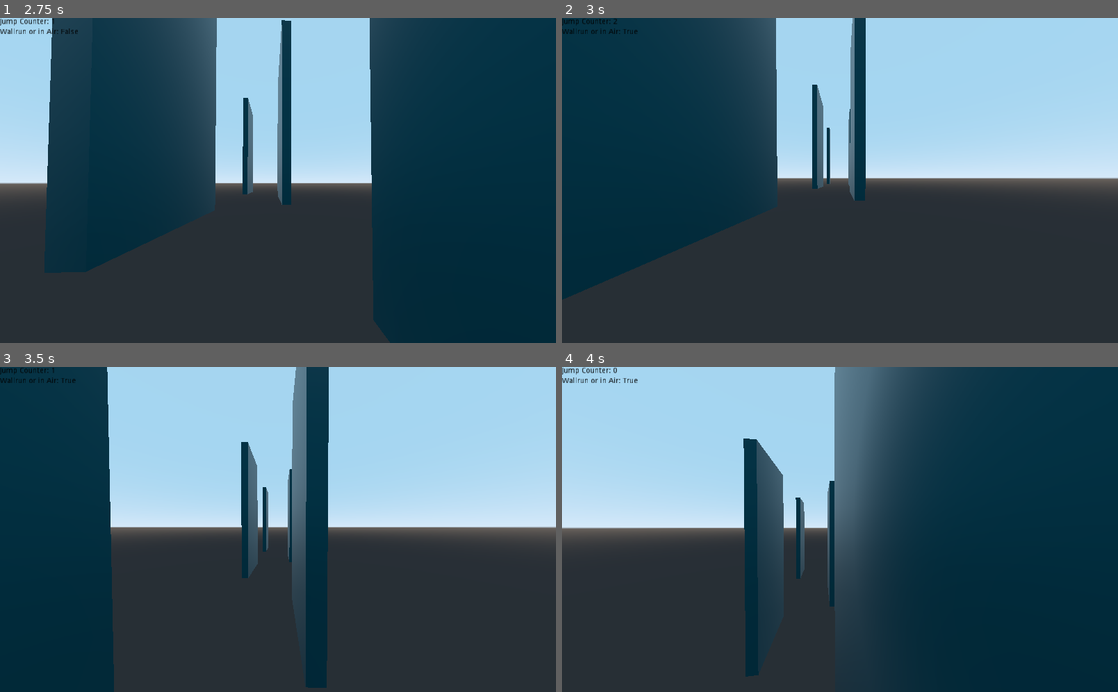
Above: before the commit, frames 1-4 (two rows, left to right).
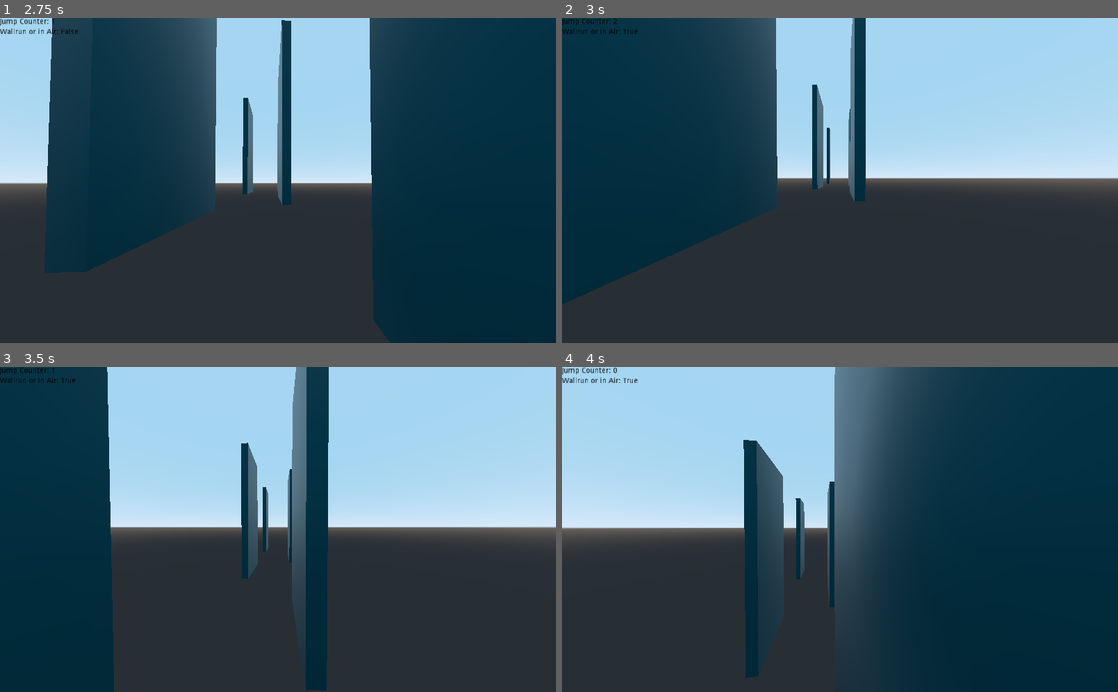
Above: after the commit, the same moments.

Repository: C0D3-M4513R/GhostRunnerEndless
Game: Godot game, scene res://L1.tscn
The game is run twice, just before and just after one commit, with the same random seed, the same clock (stepped at 60 frames per second) and the same inputs.
Inputs (mouse positions are in pixels of both pictures, inside the frame that each line leads up to):
- Up to frame 1 (2.75 s): move the mouse to (305, 180) at 0.52 s; hold W (movement_forward) from 0.53 s (still down); tap Space (movement_jump) at 0.77, 1.52 s; move the mouse to (250, 180) at 1.27 s; move the mouse to (289, 174) at 2.02 s
- Up to frame 2 (3 s): keep holding W (movement_forward); move the mouse to (834, 187) at 2.77 s
- Up to frame 3 (3.5 s): keep holding W (movement_forward); tap Space (movement_jump) at 3.02 s
- Up to frame 4 (4 s): keep holding W (movement_forward); move the mouse to (878, 532) at 3.52 s; tap Space (movement_jump) at 3.77 s

Frame 1 is identical in both runs. In frame 2, 0.3% of the frame differs, in the area x 0-55%, y 1-89%; in frame 3, less than 0.1%; in frame 4, less than 0.1%.

Commit message:
Added Setting WALLRUN_VELY_DEN_ENTER_ONLY_NEG

Diff:
--- a/Defaults.gd
+++ b/Defaults.gd
@@ -1,5 +1,6 @@
 extends Object
 
+const FOV:float = 100.0
 const GRAVITY:float = -24.8*2
 const WALLRUN_DEN:float = 2.0
 const MAX_SPEED:int = 16
@@ -13,7 +14,8 @@
 const MOUSE_SENSITIVITY:float = 0.1
 const TILT_ON_WALLRUN:bool = true
 const WALLRUN_DEN_ON_WALLRUN:float = 2.0
-const WALLRUN_VELY_DEN_ENTER:float = 2.0
+const WALLRUN_VELY_DEN_ENTER:float = 4.0
+const WALLRUN_VELY_DEN_ENTER_ONLY_NEG:bool = true
 
 func _init():
 	pass
--- a/Player.gd
+++ b/Player.gd
@@ -2,6 +2,7 @@
 
 const Defaults = preload("res://Defaults.gd")
 
+var FOV:float = Defaults.FOV
 var GRAVITY:float = Defaults.GRAVITY
 var vel := Vector3()
 var MAX_SPEED:int = Defaults.MAX_SPEED
@@ -19,6 +20,7 @@
 var WALLRUN_DEN:float = Defaults.WALLRUN_DEN
 var WALLRUN_DEN_ON_WALLRUN:float = Defaults.WALLRUN_DEN_ON_WALLRUN
 var WALLRUN_VELY_DEN_ENTER:float = Defaults.WALLRUN_VELY_DEN_ENTER
+var WALLRUN_VELY_DEN_ENTER_ONLY_NEG:bool = Defaults.WALLRUN_VELY_DEN_ENTER_ONLY_NEG
 
 #No setting
 const Wallrun=preload("res://wallrun.gd")
@@ -72,10 +74,12 @@
 	jump_counter=JUMP_COUNTER_AFTER_WALLRUN
 
 func _WallrunEnter():
-	if vel.y<0:
+	if !WALLRUN_VELY_DEN_ENTER_ONLY_NEG or vel.y<0:
 		vel.y/=WALLRUN_VELY_DEN_ENTER
 
 func _physics_process(delta):
+	if FOV != camera.get_fov():
+		camera.set_fov(FOV)
 	# ----------------------------------
 	# Capturing/Freeing the cursor
 	if Input.is_action_just_pressed("ui_cancel"):
@@ -102,7 +106,7 @@
 	#This is a crude respawn-machanic, but as a concept, it will work for now, because I want to concentrate on the important bits.
 	if self.get_translation().y<-50 or Input.is_action_just_pressed("respawn"):
 		reset()
-	if wallrun_processor.is_Wallrun(0):
+	if wallrun_processor.is_Wallrun():
 		jump_counter=JUMP_COUNTER_AFTER_WALLRUN
 
 
@@ -114,7 +118,7 @@
 	wallrun_processor.apply_wallrun()
 	if is_on_floor():
 		wallrunOrInAir=false
-	elif wallrun_processor.is_Wallrun(0):
+	elif wallrun_processor.is_Wallrun():
 		wallrunOrInAir=true
 	#else stay, so we get the desired effect, that this var is false, when we jumped from the ground,
 	#but true, when we leaped off of a wall
@@ -165,7 +169,7 @@
 	var grav:float=delta * GRAVITY
 	if wallrunOrInAir:
 		grav/=WALLRUN_DEN
-		if wallrun_processor.is_Wallrun(0):
+		if wallrun_processor.is_Wallrun():
 			grav/=WALLRUN_DEN_ON_WALLRUN
 
 	vel.y+=grav
--- a/UI/SettingNode.gd
+++ b/UI/SettingNode.gd
@@ -81,10 +81,10 @@
 	label.set_text(propStr + ":%s="%getPropType() +str(getNodeProp()))
 func updateAction():
 	pass
-func reset()->void:
+func resetUI()->void:
 	setNodeProp(Default.new().get(propStr))
 	updateAction()
 	updateLabel()
 func resetTrigger()->void:
-	reset()
+	resetUI()
 	reset.set_pressed(false)
--- a/UI/Settings.gd
+++ b/UI/Settings.gd
@@ -11,6 +11,11 @@
 	add_child(reset)
 	var playerRoot:="/root/root/Player"
 	var val
+	val = VariableValue.new("FOV",playerRoot)
+	val.sliderMin=1
+	val.sliderMax=179
+	val.sliderStep=0.1
+	addSetting(val)
 	val=VariableValue.new("HORIZONTAL_SPEED_WALLRUN",playerRoot)
 	val.sliderMax=100
 	addSetting(val)
@@ -41,6 +46,8 @@
 	val.sliderStep=0.1
 	val.sliderMax=50
 	addSetting(val)
+	val = BooleanValue.new("WALLRUN_VELY_DEN_ENTER_ONLY_NEG",playerRoot)
+	addSetting(val)
 	val = VariableValue.new("MAX_SPEED",playerRoot)
 	val.sliderMax=100
 	addSetting(val)
@@ -65,7 +72,6 @@
 
 func updateChildren()->void:
 	var childCount:int= get_child_count()
-	var range_size:float=anchor_range/childCount
 	for node in get_children():
 			var childIndex:int= node.get_index()
 			node.set_anchor_and_margin(MARGIN_TOP,0,600.0*childIndex/childCount)
@@ -73,7 +79,7 @@
 			node.set_anchor_and_margin(MARGIN_RIGHT,1,0)
 			node.set_anchor_and_margin(MARGIN_BOTTOM,0,600.0*childIndex/childCount)
 
-func reset():
+func resetUI():
 	for node in get_children():
 		if node is SettingNode:
-			node.reset()
+			node.resetUI()
--- a/wallrun.gd
+++ b/wallrun.gd
@@ -3,7 +3,7 @@
 
 const Defaults = preload("res://Defaults.gd")
 
-var isWallrun:bool setget is_Wallrun
+var isWallrun:bool setget ,is_Wallrun
 export var disableWallrun:bool = false
 var is_on_wall:FuncRef setget set_func_is_on_wall
 var rotatez:FuncRef setget set_func_rotatez
@@ -28,7 +28,7 @@
 	is_on_wall=uis_on_wall
 	return
 
-func is_Wallrun(uWallrun:bool)->bool:
+func is_Wallrun()->bool:
 	return isWallrun
 
 func apply_wallrun()->void:
